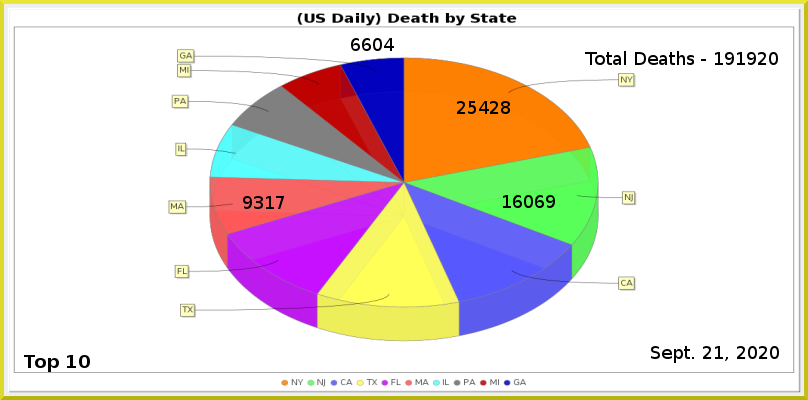
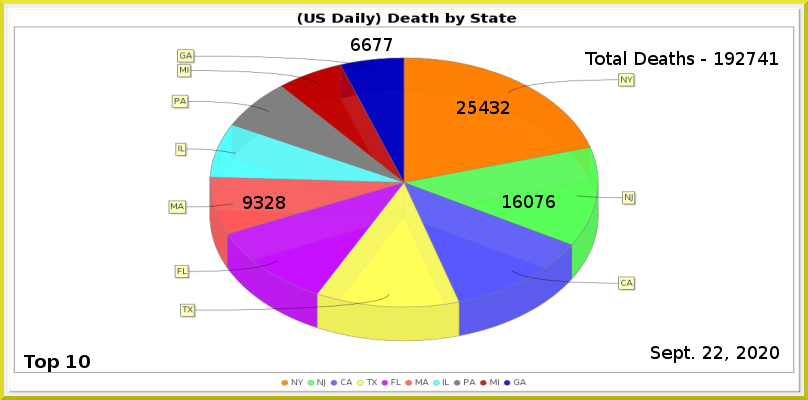
Comparing the layer stacks of the two 808px x 400px images. Changes:
painted on "Least" over [373,38,394,51]
painted on "MA" over [265,196,285,209]
painted on "NJ" over [535,195,555,208]
painted on "NY" over [490,101,510,114]
renamed "Total Deaths - 191920" to "Total Deaths - 192741", painted on it over [736,52,778,65]
painted on "Current Date" over [714,346,723,359]
